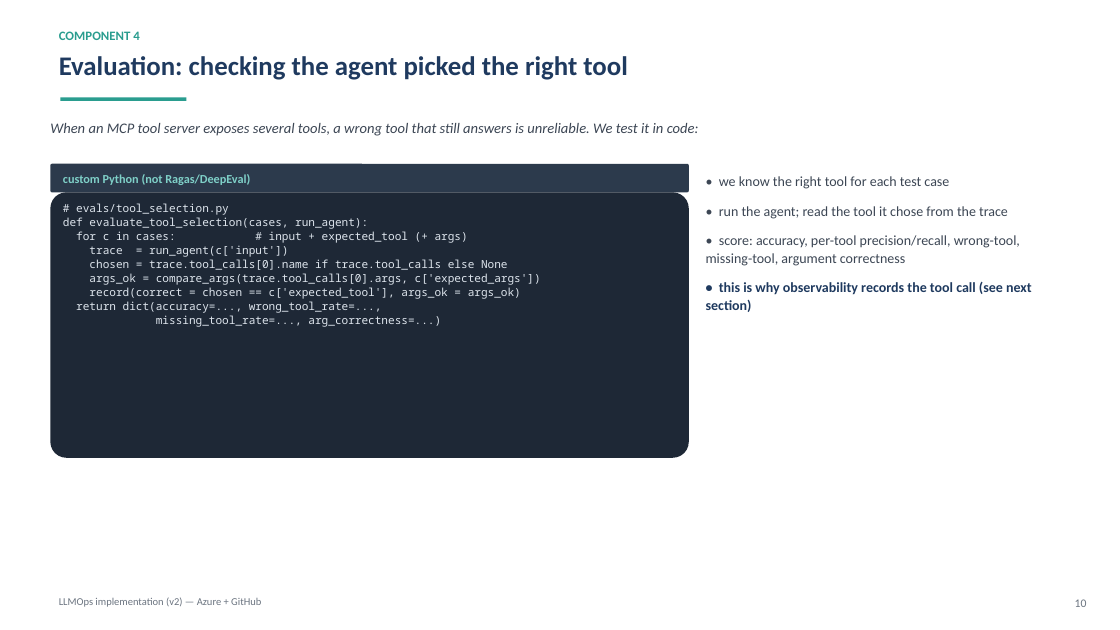
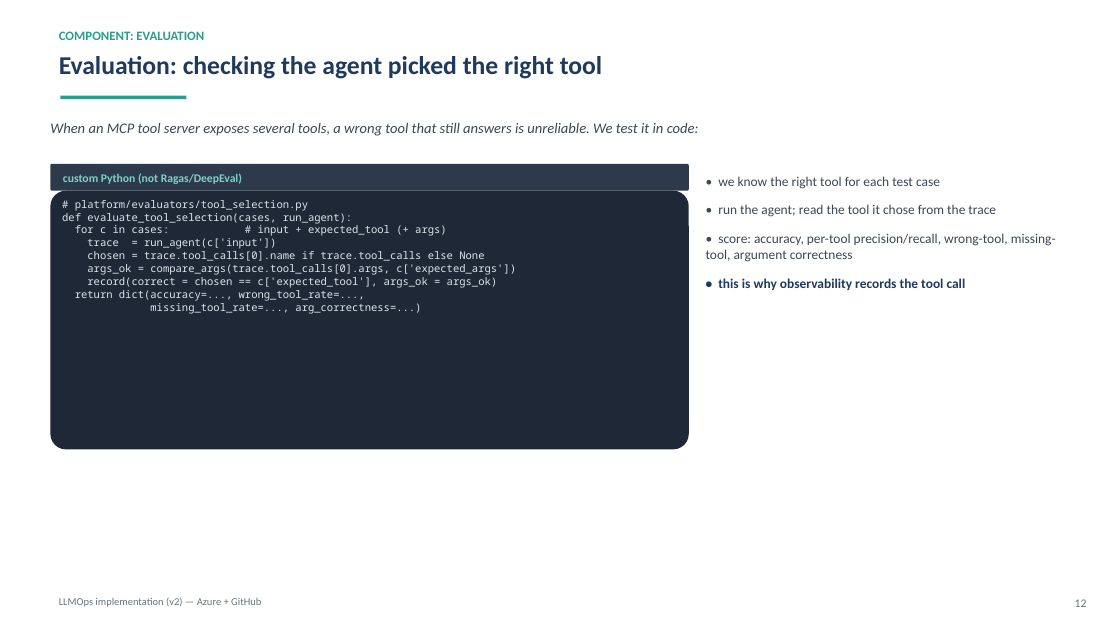
Before and after one commit to shyamanugu/LLMOps, a slide deck: slide 12 of 5thAug/v2/presentation/LLMOps-Implementation-v2.pptx (slide 10 before the commit). Drawn at 1120x630 pixels with LibreOffice and Linux fonts; fonts in the diff are those of the drawing. Boxes give left, top, right and bottom in pixels: in the first picture for what was removed or moved away, otherwise in the second. Text is boxed around its words. In the diff, an @@ line names an element or a change of style, - is before the commit and + after.

```diff
--- a/5thAug/v2/presentation/LLMOps-Implementation-v2.pptx
+++ b/5thAug/v2/presentation/LLMOps-Implementation-v2.pptx
@@ text "Evaluation: checking the agent picked ..." at <box>59,56,602,79</box>: size 23 to 22 pt @@
@@ text at <box>59,31,204,40</box>: text changed @@
-COMPONENT 4
+COMPONENT: EVALUATION
@@ text "custom Python (not Ragas/DeepEval)" at <box>63,173,242,184</box>: size 10.5 to 10 pt @@
@@ text at <box>706,176,1056,262</box>: size 12 to 11.5 pt in "• we know the right tool for ...", "• run the agent; read the tool ...", "• score: accuracy, per-tool precision/recall, wrong-tool, mi ..."; line spacing 1.05 to 1.04 @@
@@ rounded rectangle: place and size @@
-rounded rectangle at <box>50,192,689,458</box>
+rounded rectangle at <box>50,191,689,450</box>
@@ text at <box>75,200,308,211</box>: text changed; size 9.5 to 9 pt @@
-# evals/tool_selection.py
+# platform/evaluators/tool_selection.py
@@ text at <box>62,213,516,314</box>: size 9.5 to 9 pt; line spacing 1.05 to 1.02 @@
@@ text at <box>718,278,966,290</box>: text changed; size 12 to 11.5 pt @@
-• this is why observability records the tool call (see next section)
+• this is why observability records the tool call
@@ text at <box>1075,599,1087,607</box>: text changed @@
-10
+12
```
Also in this commit, not shown: 6 other slides changed, 17 slides added, 14 slides removed, 12 other files.
